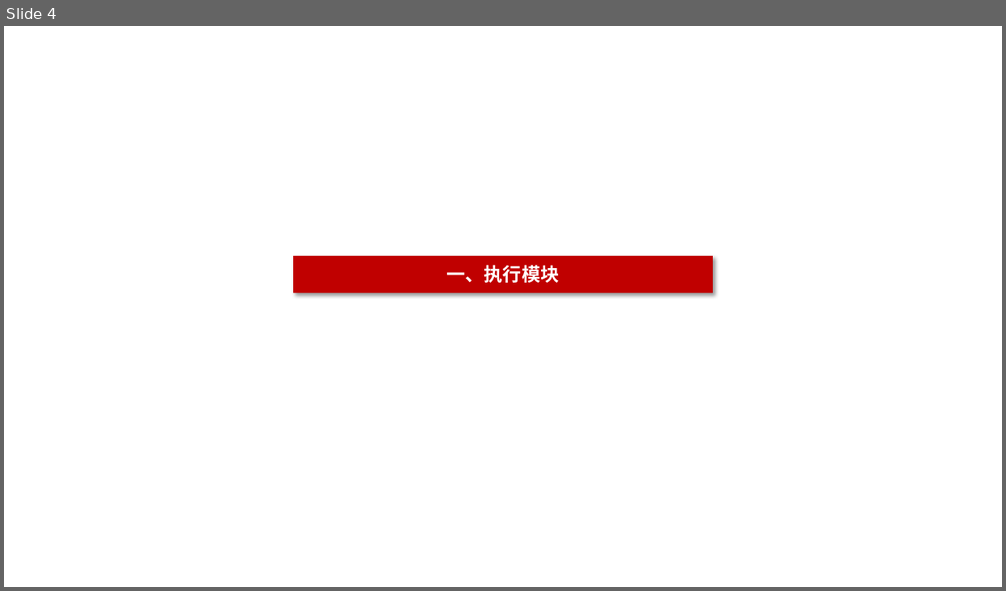
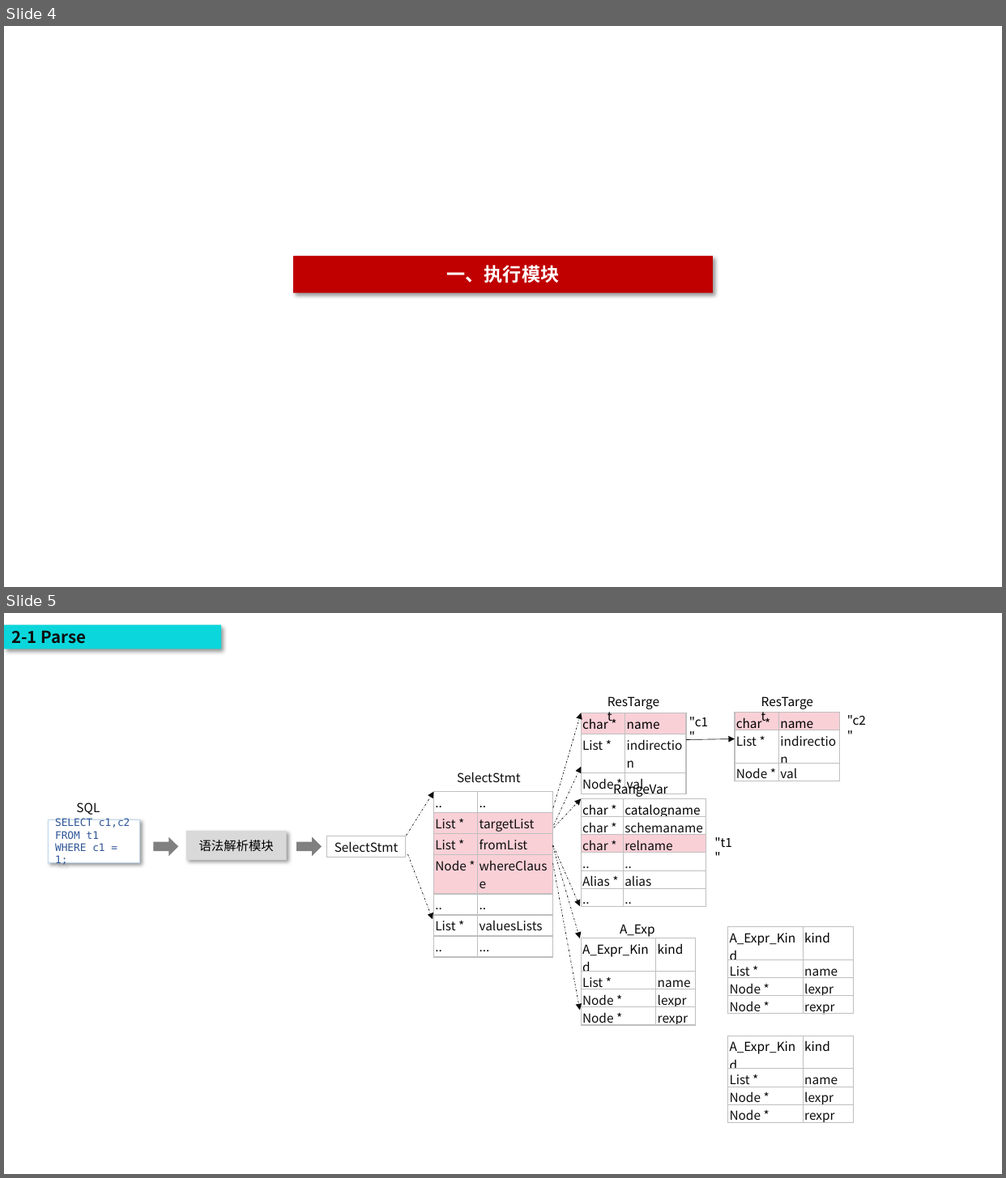
Before and after one commit to poorkk/lorand, a slide deck: source/doc/数据库安全.pptx. Shown one above the other, each under a label of ours: slide 4 before the commit, slides 4 and 5 after it. The pictures are 1006x591 and 1006x1178 pixels, drawn with LibreOffice and Linux fonts; fonts in the diff are those of the drawing. Boxes give left, top, right and bottom in pixels: in the first picture for what was removed or moved away, otherwise in the second. Text is boxed around its words. In the diff, an @@ line names an element or a change of style, - is before the commit and + after.

```diff
--- a/source/doc/数据库安全.pptx
+++ b/source/doc/数据库安全.pptx
@@ slide 5 added at (4, 613, 1002, 1174), background #FFFFFF @@
@@ rectangle added at (4, 625, 221, 649), fill #0BD6DB, 16 pt, text #0D0D0D, bold @@
+2-1 Parse
@@ text added at (600, 690, 670, 713), 12 pt, text #000000 @@
+ResTarget
@@ text added at (754, 690, 824, 713), 12 pt, text #000000 @@
+ResTarget
@@ arrow added from (553, 808) to (582, 713), #0D0D0D 0.5 pt dashed @@
@@ table added at (582, 713, 686, 796), 3 rows, 2 columns @@
+char * | name
+List * | indirection
+Node * | val
@@ text added at (689, 717, 708, 726), 12 pt, text #000000 @@
+"c1"
@@ table added at (735, 712, 839, 785), 3 rows, 2 columns @@
+char * | name
+List * | indirection
+Node * | val
@@ text added at (847, 715, 866, 725), 12 pt, text #000000 @@
+"c2"
@@ arrow added from (686, 739) to (735, 739), #0D0D0D 0.5 pt @@
@@ text added at (457, 772, 521, 782), 12 pt, text #0D0D0D @@
+SelectStmt
@@ arrow added from (553, 825) to (582, 766), #0D0D0D 0.5 pt dashed @@
@@ text added at (613, 781, 668, 797), 12 pt, text #000000 @@
+RangeVar
@@ text added at (76, 803, 100, 815), 12 pt, text #0D0D0D @@
+SQL
@@ arrow added from (406, 835) to (434, 792), #0D0D0D 0.5 pt dashed @@
@@ table added at (434, 792, 552, 934), 7 rows, 2 columns @@
+.. | ..
+List * | targetList
+List * | fromList
+Node * | whereClause
+.. | ..
+List * | valuesLists
+.. | ...
@@ arrow added from (553, 828) to (582, 798), #0D0D0D 0.5 pt dashed @@
@@ table added at (582, 798, 707, 906), 6 rows, 2 columns @@
+char * | catalogname
+char * | schemaname
+char * | relname
+.. | ..
+Alias * | alias
+.. | ..
@@ rectangle added at (48, 820, 139, 863), fill #FFFFFF, outline #BDD7EE 0.5 pt, 10 pt, text #2F5597 @@
+SELECT c1,c2
+FROM t1
+WHERE c1 = 1;
@@ rectangle added at (186, 831, 286, 860), fill #D9D9D9, 12 pt, text #000000 @@
+语法解析模块
@@ right arrow added at (154, 838, 177, 855), fill #808080, outline #808080 1 pt @@
@@ right arrow added at (297, 838, 322, 855), fill #808080, outline #808080 1 pt @@
@@ table added at (327, 837, 406, 855), 1 rows, 1 columns @@
+SelectStmt
@@ arrow added from (408, 855) to (433, 920), #0D0D0D 0.5 pt dashed @@
@@ arrow added from (552, 845) to (580, 939), #0D0D0D 0.5 pt dashed @@
@@ arrow added from (553, 845) to (580, 906), #0D0D0D 0.5 pt dashed @@
@@ text added at (714, 837, 732, 847), 12 pt, text #000000 @@
+"t1"
@@ arrow added from (552, 863) to (580, 1011), #0D0D0D 0.5 pt dashed @@
@@ table added at (728, 927, 853, 1018), 4 rows, 2 columns @@
+A_Expr_Kind | kind
+List * | name
+Node * | lexpr
+Node * | rexpr
@@ table added at (582, 939, 696, 1029), 4 rows, 2 columns @@
+A_Expr_Kind | kind
+List * | name
+Node * | lexpr
+Node * | rexpr
@@ text added at (582, 944, 649, 957), 12 pt, text #000000 @@
+A_Expr
@@ table added at (728, 1036, 853, 1127), 4 rows, 2 columns @@
+A_Expr_Kind | kind
+List * | name
+Node * | lexpr
+Node * | rexpr
```
Also in this commit, not shown: 2 slides changed, 2 other slides added.
